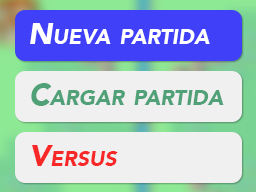
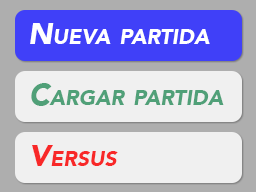
Layer changes from the first 256 x 192 image to the second:
added layer "Capa 1" above "Castillo" over [0, 0, 256, 192]
